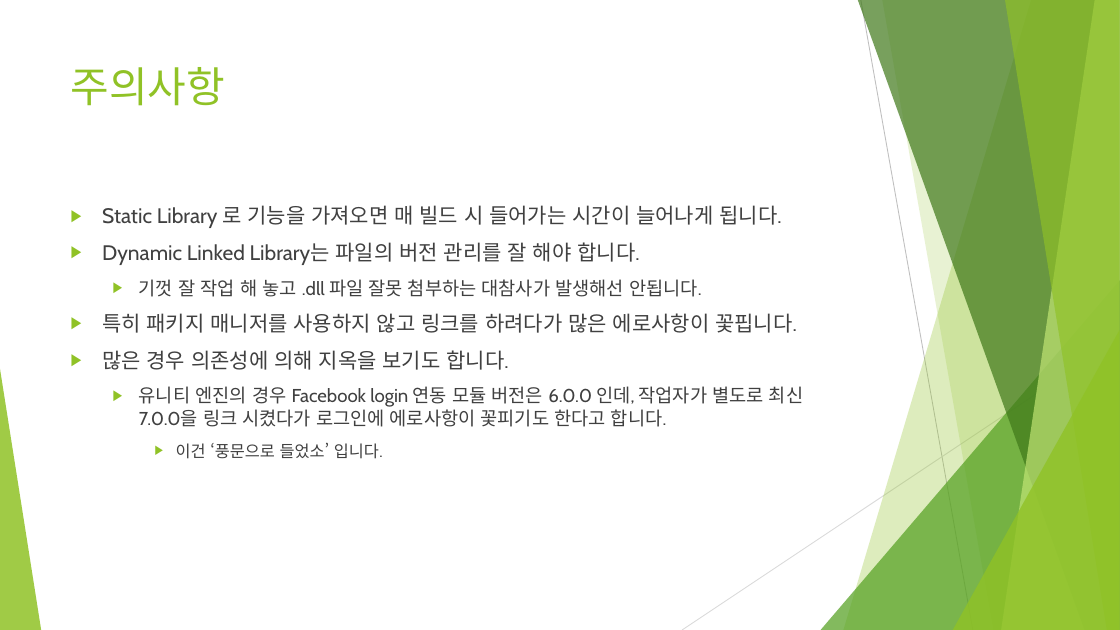
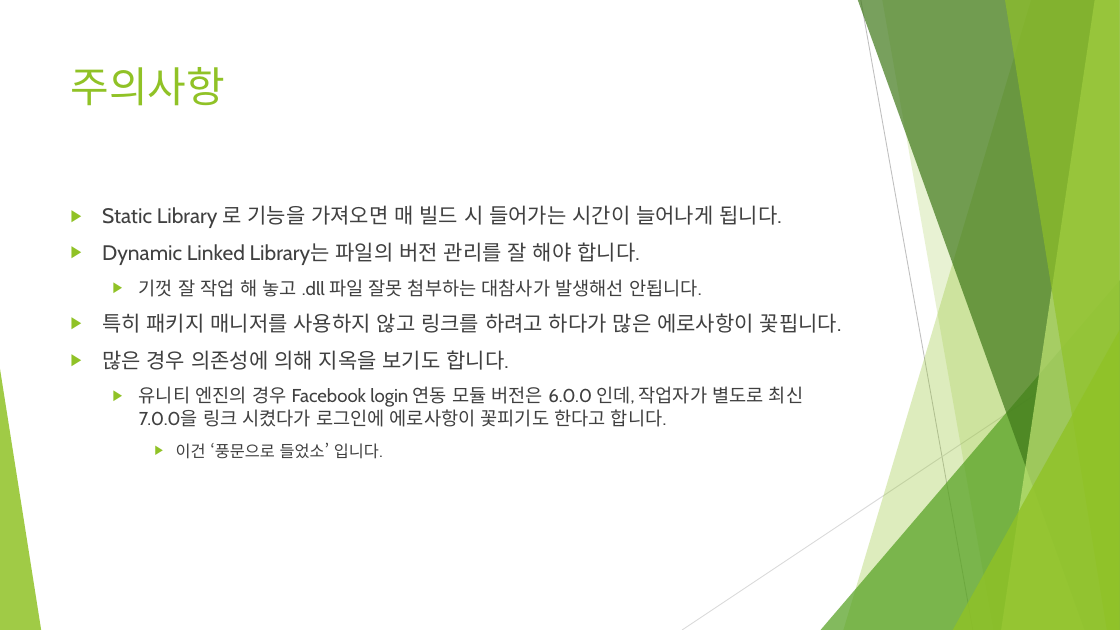
Before and after one commit to EavanKim/LibraryLinkExample, a slide deck: slide 14 of Visual Studio에서 라이브러리 연동하기.pptx. Drawn at 1120x630 pixels with LibreOffice and Linux fonts; fonts in the diff are those of the drawing. Boxes give left, top, right and bottom in pixels: in the first picture for what was removed or moved away, otherwise in the second. Text is boxed around its words. In the diff, an @@ line names an element or a change of style, - is before the commit and + after.

```diff
--- a/Visual Studio에서 라이브러리 연동하기.pptx
+++ b/Visual Studio에서 라이브러리 연동하기.pptx
@@ text at bbox=[102, 313, 842, 333]: text changed @@
-▶ 특히 패키지 매니저를 사용하지 않고 링크를 하려다가 많은 에로사항이 꽃핍니다.
+▶ 특히 패키지 매니저를 사용하지 않고 링크를 하려고 하다가 많은 에로사항이 꽃핍니다.
```
Also in this commit, not shown: 3 other slides changed.
